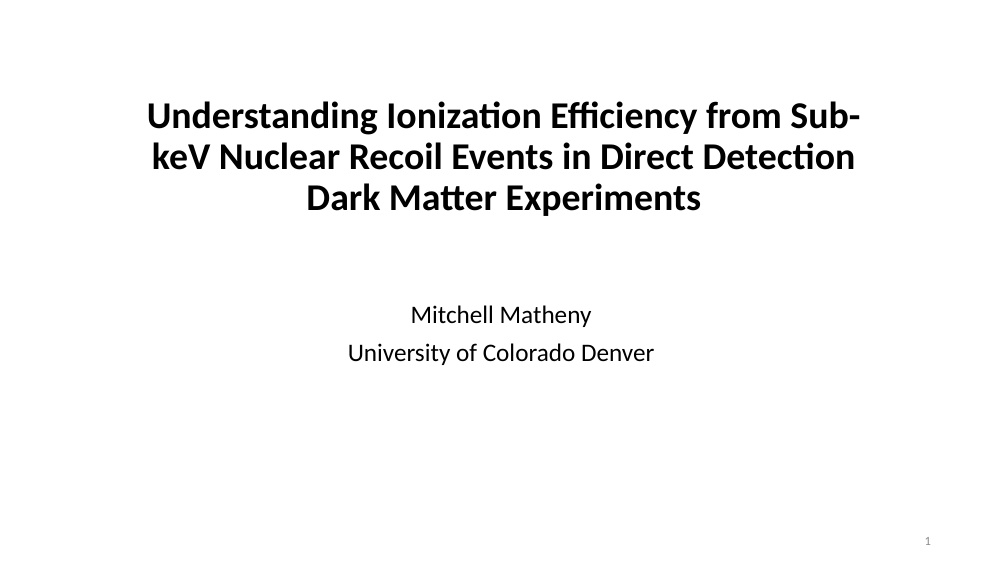
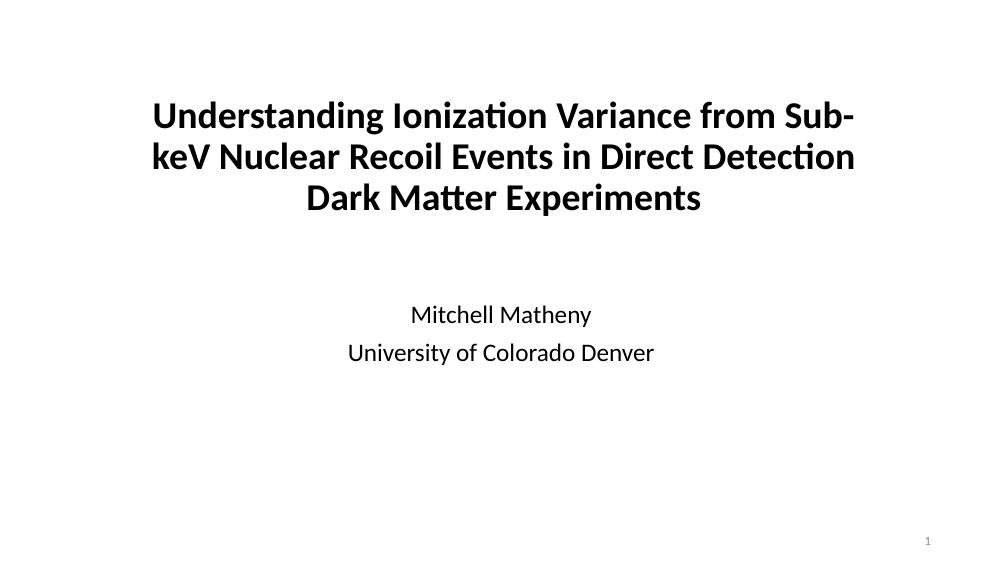
Before and after one commit to villaa/nrFano_Constraint, a slide deck: slide 1 of Mitch_Hawaii_talk. .pptx. Drawn at 1008x567 pixels with LibreOffice and Linux fonts; fonts in the diff are those of the drawing. Boxes give left, top, right and bottom in pixels: in the first picture for what was removed or moved away, otherwise in the second. Text is boxed around its words. In the diff, an @@ line names an element or a change of style, - is before the commit and + after.

```diff
--- a/Mitch_Hawaii_talk. .pptx
+++ b/Mitch_Hawaii_talk. .pptx
@@ title at bbox=[152, 101, 856, 216]: text changed @@
-Understanding Ionization Efficiency from Sub-keV Nuclear Recoil Events in Direct Detection Dark Matter Experiments
+Understanding Ionization Variance from Sub-keV Nuclear Recoil Events in Direct Detection Dark Matter Experiments
```
Also in this commit, not shown: 8 other slides changed, 3 slides added, 4 slides removed, 22 other files.
